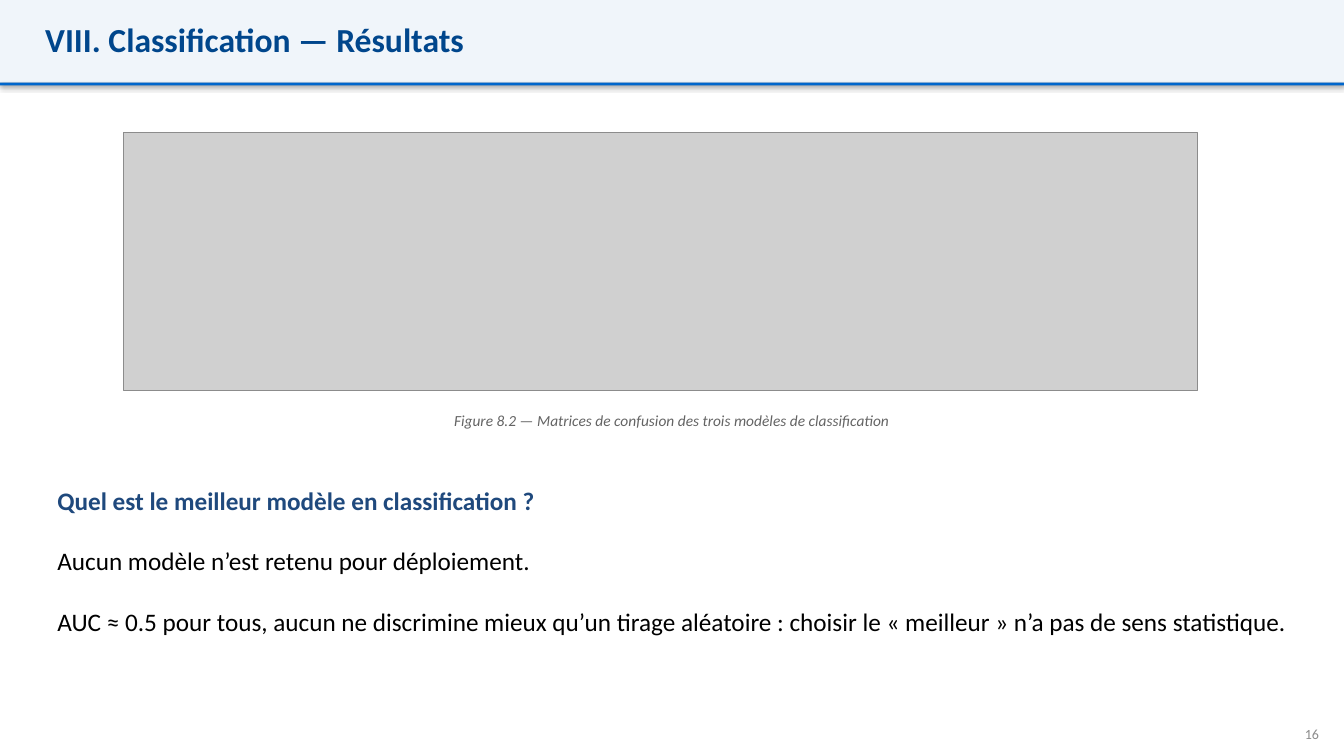
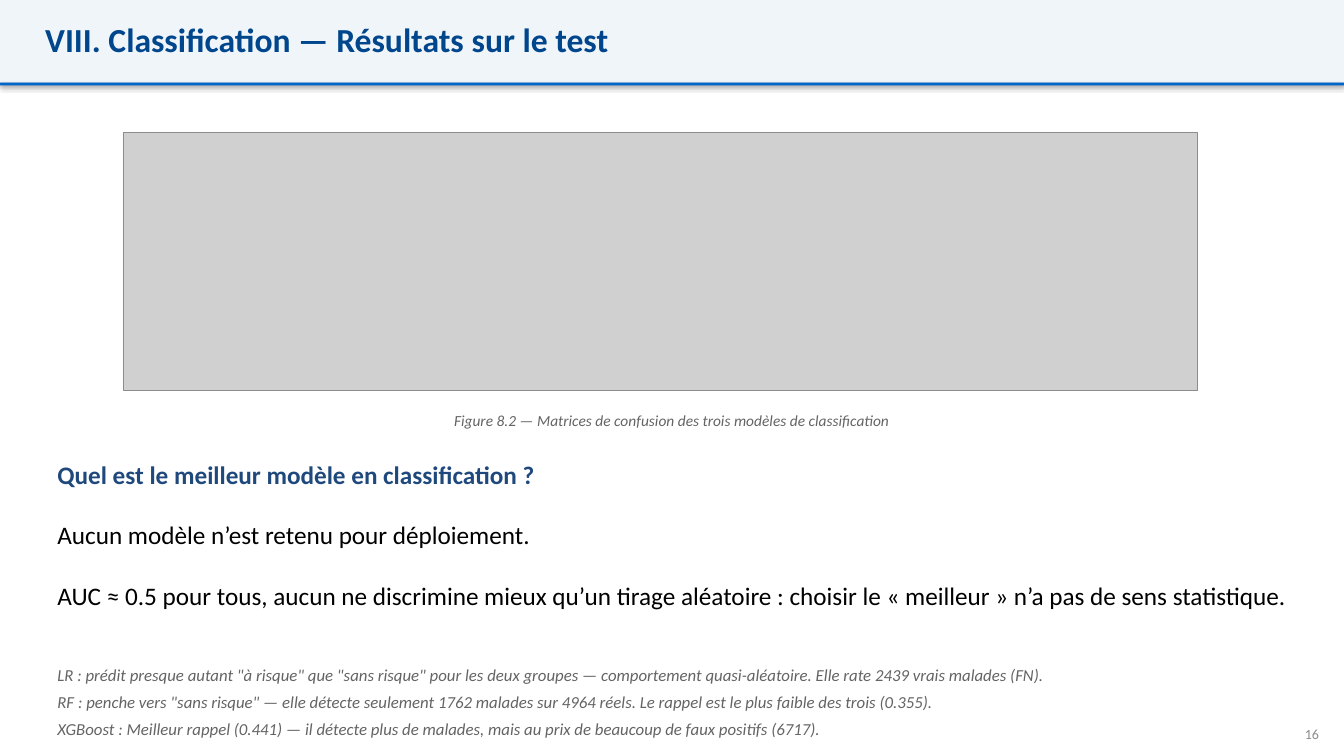
Before and after one commit to mahamatarda/Memoire-S2, a slide deck: slide 20 of Support Mahamat - Memoire.pptx. Drawn at 1344x756 pixels with LibreOffice and Linux fonts; fonts in the diff are those of the drawing; grey boxes stand for pictures. Boxes give left, top, right and bottom in pixels: in the first picture for what was removed or moved away, otherwise in the second. Text is boxed around its words. In the diff, an @@ line names an element or a change of style, - is before the commit and + after.

```diff
--- a/Support Mahamat - Memoire.pptx
+++ b/Support Mahamat - Memoire.pptx
@@ text at <box>45,28,608,53</box>: text changed @@
-VIII. Classification — Résultats
+VIII. Classification — Résultats sur le test
@@ text "Quel est le meilleur modèle ...": place and size @@
-text "Quel est le meilleur modèle ..." at <box>57,492,1286,636</box>
+text "Quel est le meilleur modèle ..." at <box>57,466,1286,610</box>
@@ text added at <box>57,669,1043,684</box>, 12 pt, text #646464, italic @@
+LR : prédit presque autant "à risque" que "sans risque" pour les deux groupes — comportement quasi-aléatoire. Elle rate 2439 vrais malades (FN).
@@ text added at <box>57,696,933,711</box>, 12 pt, text #646464, italic @@
+RF : penche vers "sans risque" — elle détecte seulement 1762 malades sur 4964 réels. Le rappel est le plus faible des trois (0.355).
@@ text added at <box>57,723,819,738</box>, 12 pt, text #646464, italic @@
+XGBoost : Meilleur rappel (0.441) — il détecte plus de malades, mais au prix de beaucoup de faux positifs (6717).
```
Also in this commit, not shown: 5 other slides changed, 6 other files.
